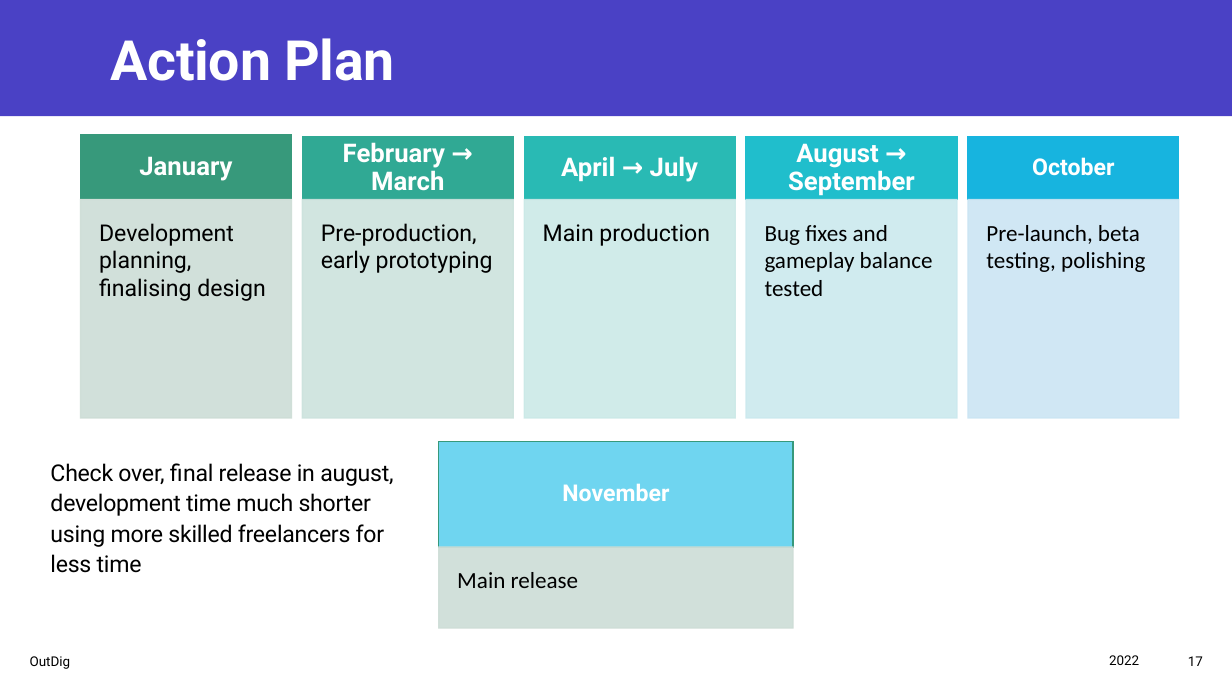
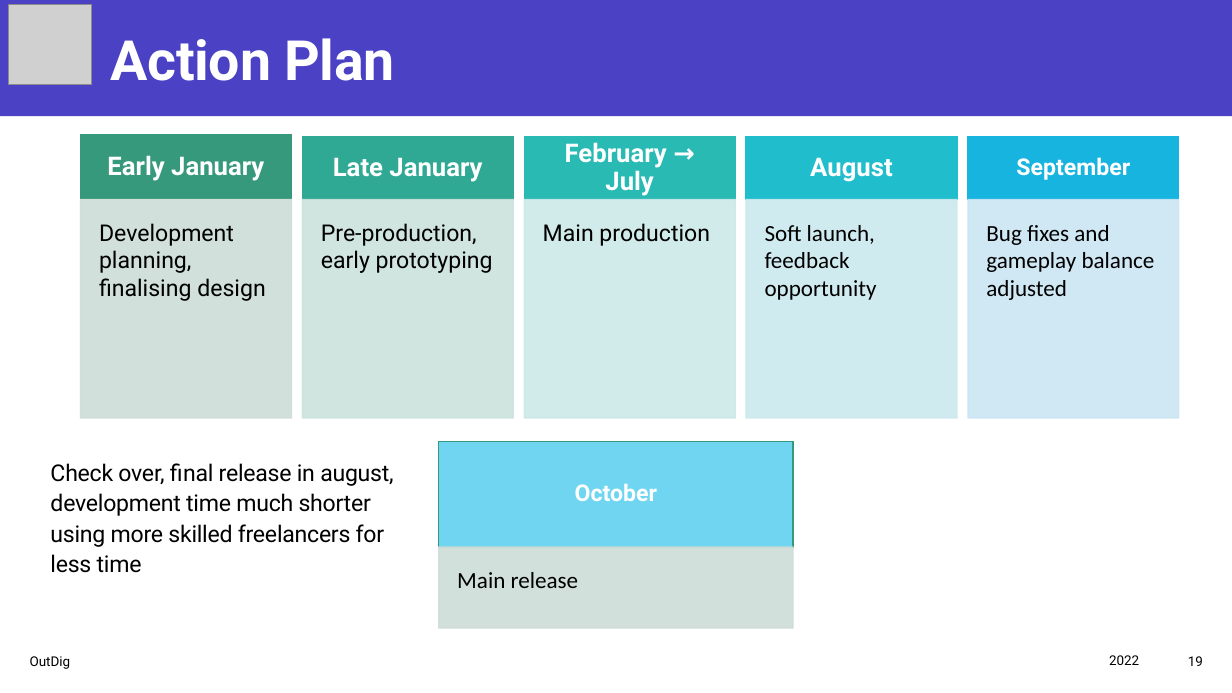
Before and after one commit to Joe34441/IndieDevPPT, a slide deck: slide 19 of CT6018 Joe Mason s4001719.pptx (slide 17 before the commit). Drawn at 1232x693 pixels with LibreOffice and Linux fonts; fonts in the diff are those of the drawing; grey boxes stand for pictures. Boxes give left, top, right and bottom in pixels: in the first picture for what was removed or moved away, otherwise in the second. Text is boxed around its words. In the diff, an @@ line names an element or a change of style, - is before the commit and + after.

```diff
--- a/CT6018 Joe Mason s4001719.pptx
+++ b/CT6018 Joe Mason s4001719.pptx
@@ picture added at [9, 5, 92, 85] @@
@@ text at [565, 142, 667, 196]: text changed @@
-April → July
+February → July
@@ text at [107, 155, 264, 181]: text changed @@
-January
+Early January
@@ text at [333, 157, 482, 182]: text changed @@
-February → March
+Late January
@@ text at [810, 157, 893, 182]: text changed @@
-August → September
+August
@@ text added at [1016, 157, 1130, 180], 18 pt, text #FFFFFF, bold @@
+September
@@ text added at [765, 225, 877, 300], 18 pt, text #000000 @@
+Soft launch, feedback opportunity
@@ text at [986, 225, 1155, 300]: text changed @@
-Bug fixes and gameplay balance tested
+Bug fixes and gameplay balance adjusted
@@ text removed at [986, 225, 1145, 272] @@
-Pre-launch, beta testing, polishing
@@ text "October": place and size @@
-text "October" at [1032, 157, 1114, 176]
+text "October" at [575, 483, 657, 501]
@@ text removed at [562, 483, 669, 501] @@
-November
@@ page number at [1188, 656, 1203, 666]: text changed @@
-17
+19
```
Also in this commit, not shown: 14 other slides changed, 3 slides added, 1 slide removed, 1 other file.
